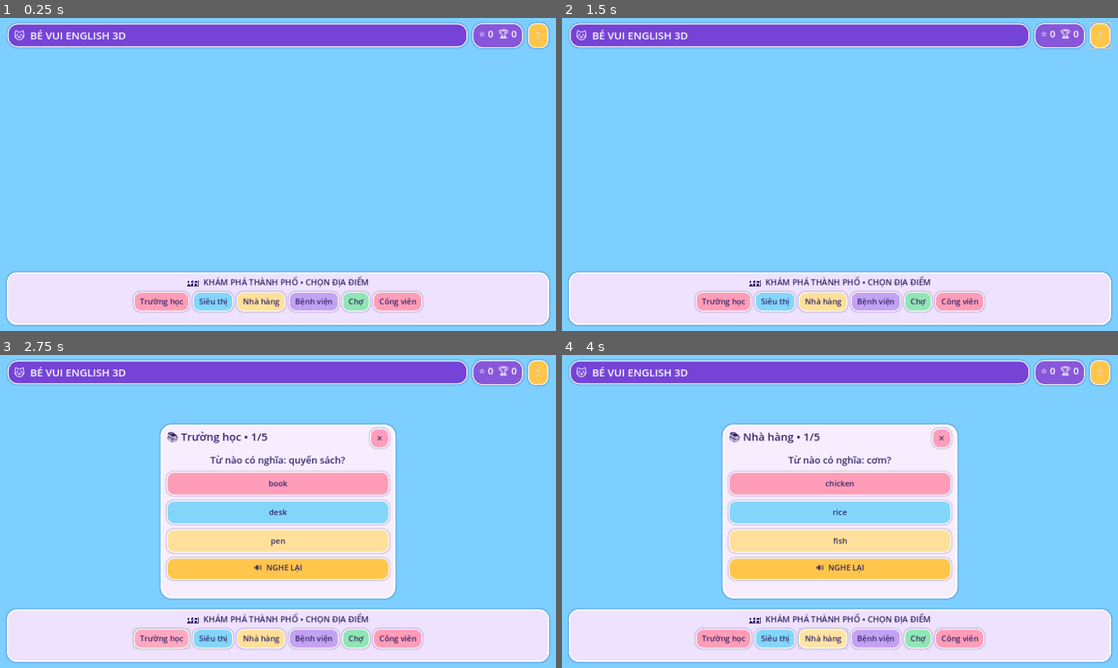
Above: before the commit, frames 1-4 (two rows, left to right).
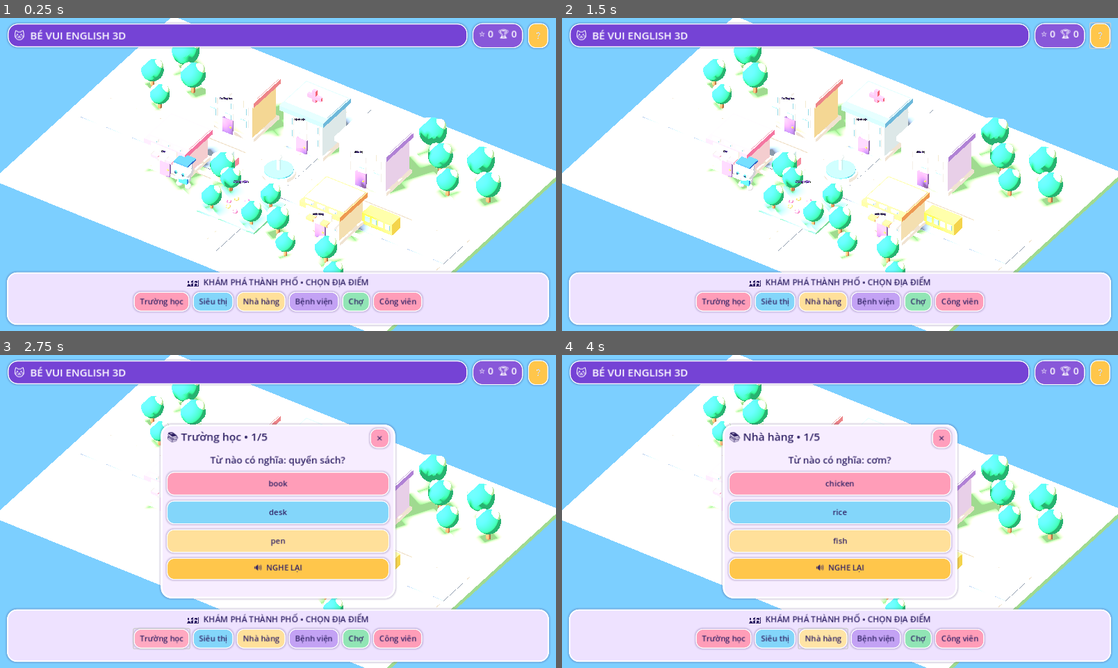
Above: after the commit, the same moments.

Repository: contrung556-debug/GameTA
Game: Godot game, scene res://main.tscn
The game is run twice, just before and just after one commit, with the same random seed, the same clock (stepped at 60 frames per second) and the same inputs.
Inputs:
- Up to frame 1 (0.25 s): no input
- Up to frame 2 (1.5 s): click "❔" at 0.5 s; click "OK" at 1.25 s
- Up to frame 3 (2.75 s): click "Trường học" at 2 s
- Up to frame 4 (4 s): click "Siêu thị" at 2.75 s; click "Nhà hàng" at 3.5 s

The runs differ from the first frame. In frame 1, 48% of the frame differs, in the area x 0-100%, y 0-100%; in frame 2, 48%; in frame 3, 25%; in frame 4, 25%.

Commit message:
Initialize 3D camera after adding it to scene tree

Diff:
--- a/godot_3d/scripts/game.gd
+++ b/godot_3d/scripts/game.gd
@@ -121,9 +121,9 @@
  camera.projection = Camera3D.PROJECTION_ORTHOGONAL
  camera.size = 23.5
  camera.position = Vector3(16,22,24)
+ add_child(camera)
  camera.look_at(Vector3(0,0,0),Vector3.UP)
  camera.current = true
- add_child(camera)
  _mesh_box(self,"Grass",Vector3(0,-0.25,0),Vector3(35,0.4,24),Color("#8bda8a"))
  _mesh_box(self,"Road horizontal",Vector3(0,0.01,1.0),Vector3(33,0.05,2.6),Color("#778aa5"))
  _mesh_box(self,"Road vertical",Vector3(0,0.02,0),Vector3(2.8,0.05,21),Color("#778aa5"))
